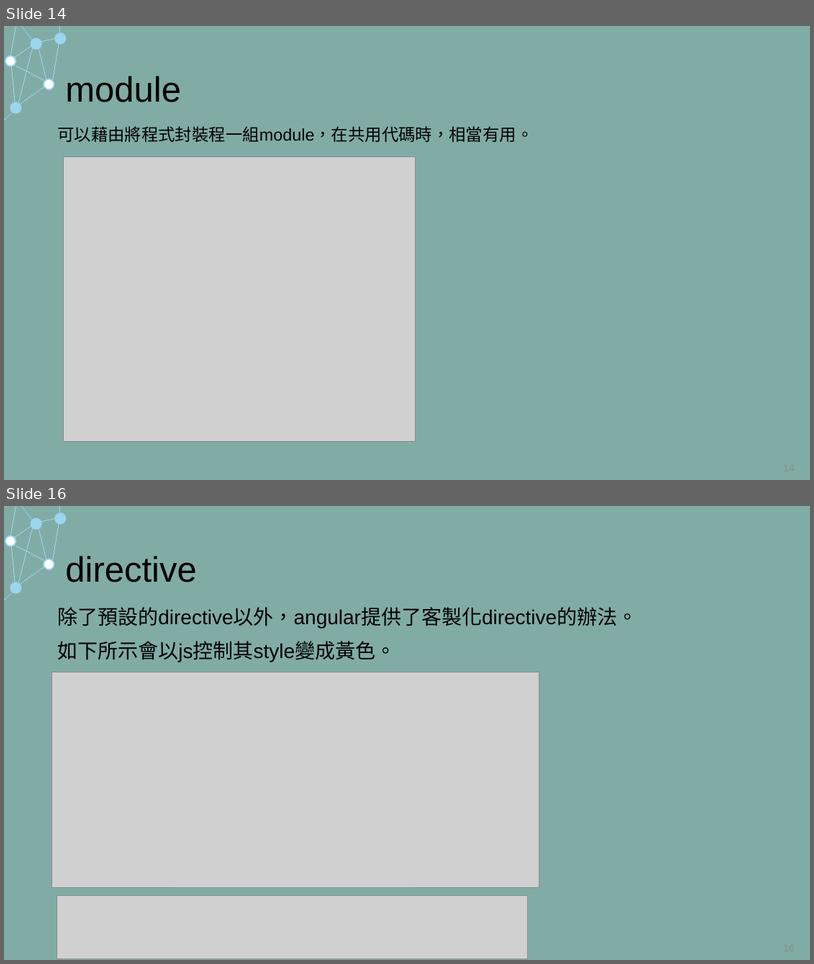
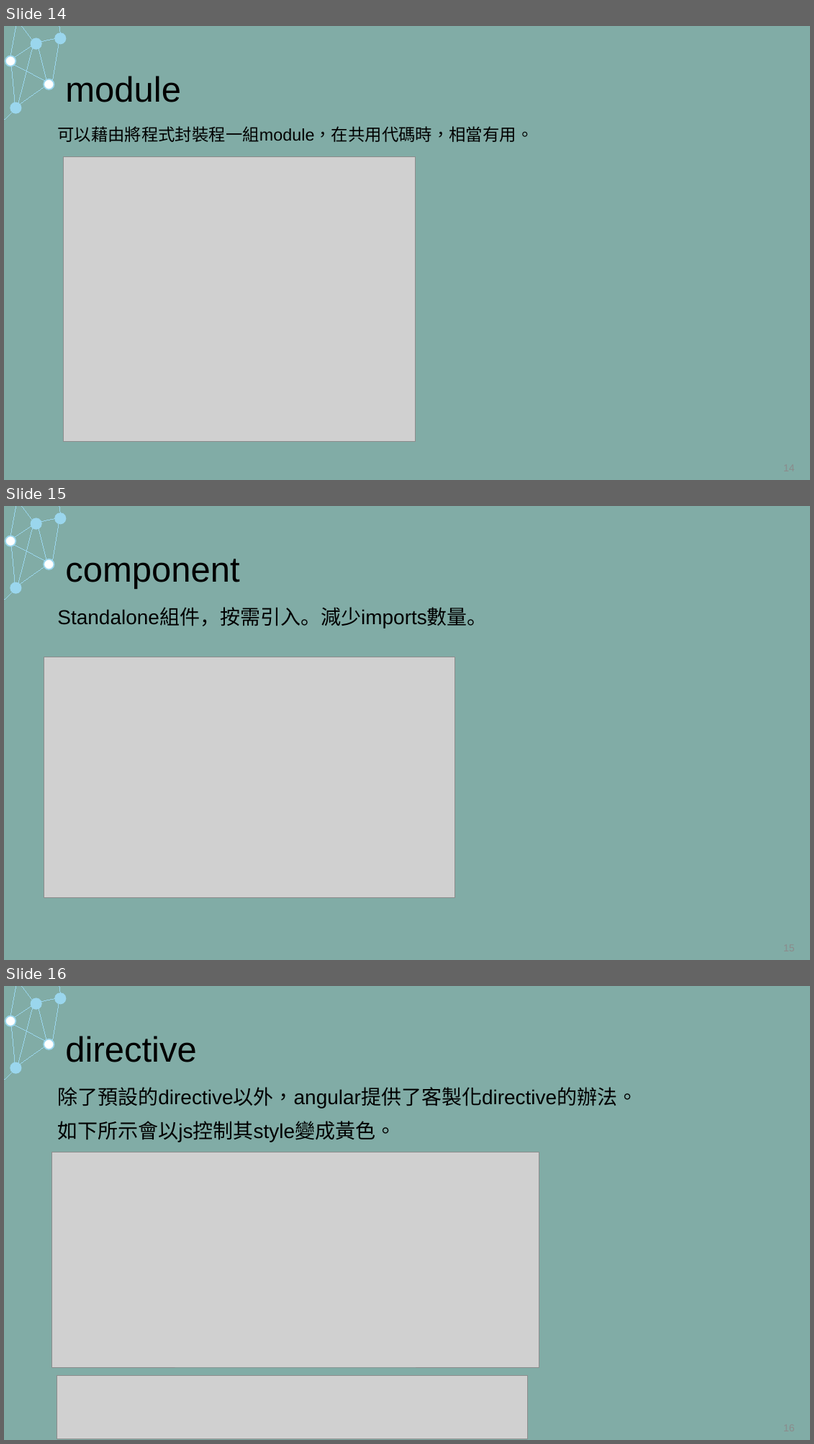
Before and after one commit to whatevercalled/yunshin_20240216_powerpointing, a slide deck: 10questionsBeingAsked.pptx. Shown one above the other, each under a label of ours: slides 14 and 16 before the commit, slides 14, 15 and 16 after it; the slides between them are not shown. The pictures are 814x964 and 814x1444 pixels, drawn with LibreOffice and Linux fonts; fonts in the diff are those of the drawing; grey boxes stand for pictures; background and template pictures are left out. Boxes give left, top, right and bottom in pixels: in the first picture for what was removed or moved away, otherwise in the second. Text is boxed around its words. In the diff, an @@ line names an element or a change of style, - is before the commit and + after.

```diff
--- a/10questionsBeingAsked.pptx
+++ b/10questionsBeingAsked.pptx
@@ slide 15 added at box(4, 506, 810, 960), background #81ACA6; not listed: 17 template elements that a slide beside it also shows @@
@@ title added at box(65, 559, 239, 589), 42 pt, text #000000 @@
+component
@@ text added at box(57, 608, 487, 628), 24 pt, text #000000 @@
+Standalone組件，按需引入。減少imports數量。
@@ picture added at box(44, 656, 455, 898) @@
@@ page number added at box(620, 936, 801, 960), 12 pt, text #8C8C8C @@
+15
```
Also in this commit, not shown: 4 slides changed, 1 other slide added, 2 slides removed, 1 other file.
